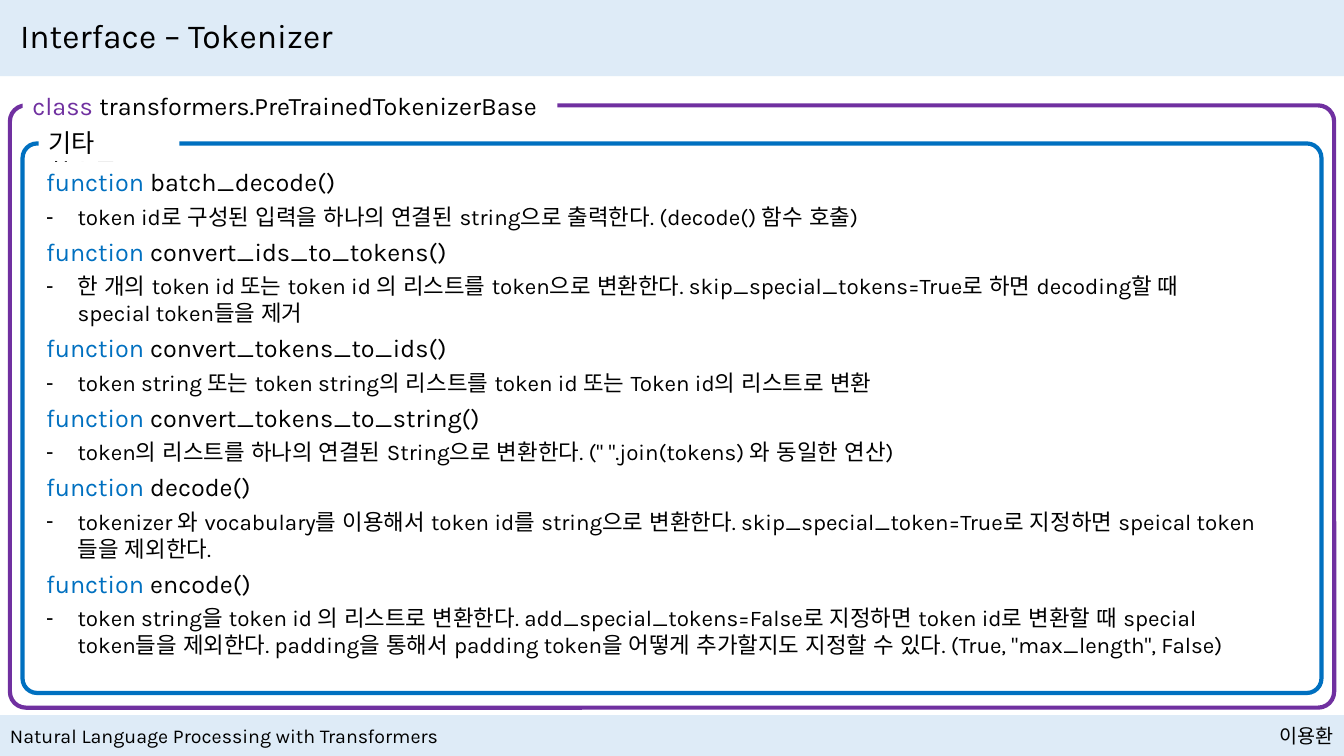
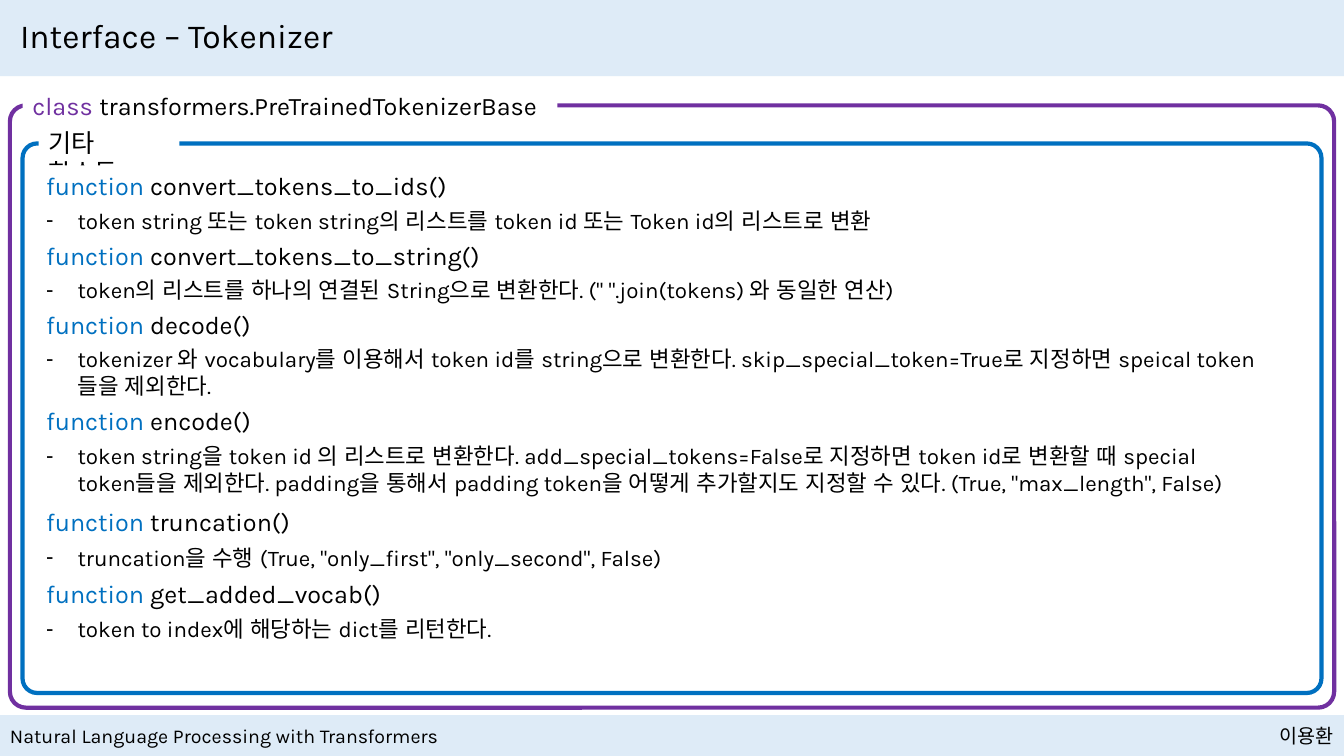
Before and after one commit to NewPlus/SeminarforNLP, a slide deck: slide 80 of Seminar/Book_Natural Language Processing with Transformers/Presentation files/Transformer Anatomy with Hugging Face.pptx (slide 78 before the commit). Drawn at 1344x756 pixels with LibreOffice and Linux fonts; fonts in the diff are those of the drawing. Boxes give left, top, right and bottom in pixels: in the first picture for what was removed or moved away, otherwise in the second. Text is boxed around its words. In the diff, an @@ line names an element or a change of style, - is before the commit and + after.

```diff
--- a/Seminar/Book_Natural Language Processing with Transformers/Presentation files/Transformer Anatomy with Hugging Face.pptx
+++ b/Seminar/Book_Natural Language Processing with Transformers/Presentation files/Transformer Anatomy with Hugging Face.pptx
@@ text removed at (150,173,335,194) @@
-function batch_decode()
@@ text removed at (78,206,858,231) @@
-– token id로 구성된 입력을 하나의 연결된 string으로 출력한다. (decode() 함수 호출)
@@ text removed at (46,243,446,264) @@
-function convert_ids_to_tokens()
@@ text removed at (78,275,1179,327) @@
-– 한 개의 token id 또는 token id 의 리스트를 token으로 변환한다. skip_special_tokens=True로 하면 decoding할 때 special token들을 제거
@@ 4 texts: place and size @@
-4 texts at (46,339,894,596)
+4 texts at (46,177,894,433)
@@ 4 texts: place and size @@
-4 texts at (46,372,1222,659)
+4 texts at (46,210,1222,497)
@@ text added at (46,513,290,534), 18 pt, text #000000 @@
+function truncation()
@@ text added at (78,547,662,572), 16 pt, text #000000 @@
+– truncation을 수행 (True, "only_first", "only_second", False)
@@ text added at (46,585,381,609), 18 pt, text #000000 @@
+function get_added_vocab()
@@ text added at (78,618,491,639), 16 pt, text #000000 @@
+– token to index에 해당하는 dict를 리턴한다.
```
Also in this commit, not shown: 17 other slides changed, 2 slides added, 8 other files.
